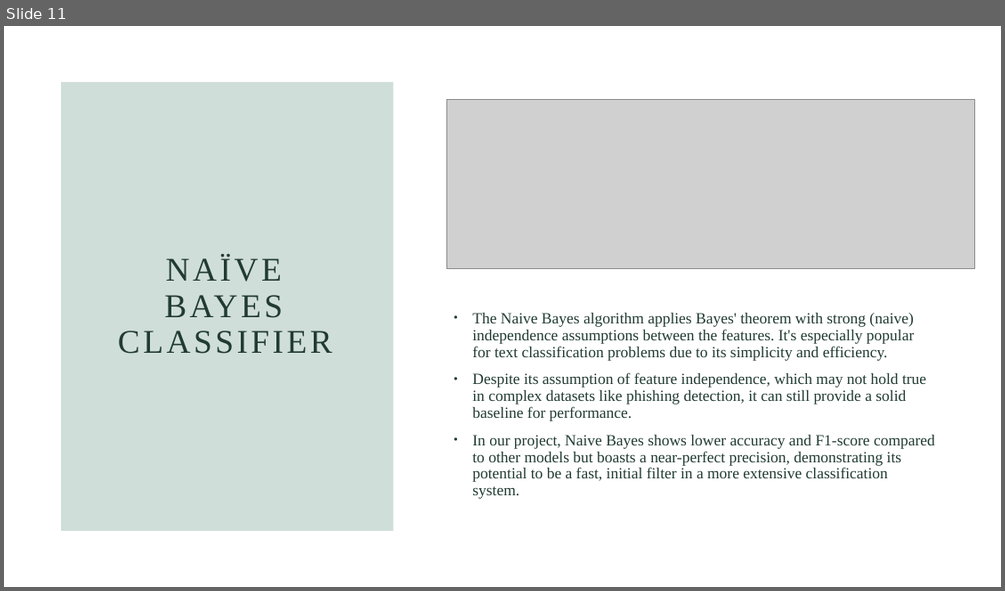
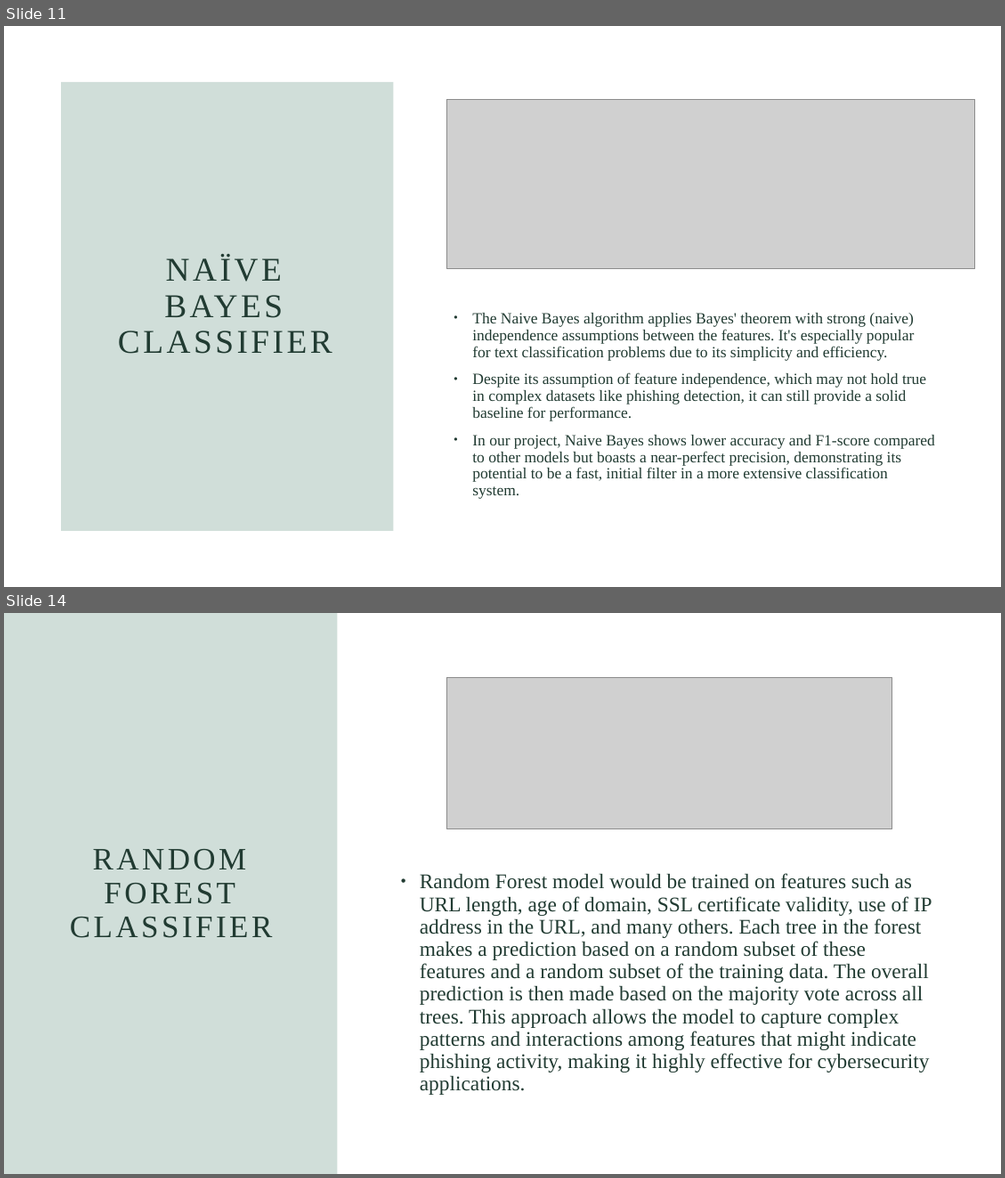
Before and after one commit to mpriyankapatil/ISU-Software_Project_2024, a slide deck: Week 6 .pptx. Shown one above the other, each under a label of ours: slide 11 before the commit, slides 11 and 14 after it; the slides between them are not shown. The pictures are 1005x591 and 1005x1178 pixels, drawn with LibreOffice and Linux fonts; fonts in the diff are those of the drawing; grey boxes stand for pictures. Boxes give left, top, right and bottom in pixels: in the first picture for what was removed or moved away, otherwise in the second. Text is boxed around its words. In the diff, an @@ line names an element or a change of style, - is before the commit and + after.

```diff
--- a/Week 6 .pptx
+++ b/Week 6 .pptx
@@ slide 14 added at <box>4,613,1001,1174</box>, background #FFFFFF @@
@@ rectangle added at <box>4,613,338,1174</box>, fill #467E6B at 25% opacity @@
@@ picture added at <box>446,677,892,829</box> @@
@@ title added at <box>70,849,273,938</box>, 30 pt, text #213B32 @@
+RANDOM FOREST CLASSIFIER
@@ text added at <box>420,873,932,1094</box>, 20 pt, text #213B32 @@
+• Random Forest model would be trained on features such as URL length, age of domain, SSL certificate validity, use of IP address in the URL, and many others. Each tree in the forest makes a prediction based on a random subset of these features and a random subset of the training data. The overall prediction is then made based on the majority vote across all trees. This approach allows the model to capture complex patterns and interactions among features that might indicate phishing activity, making it highly effective for cybersecurity applications.
```
Also in this commit, not shown: 6 other slides added, 1 other file.
